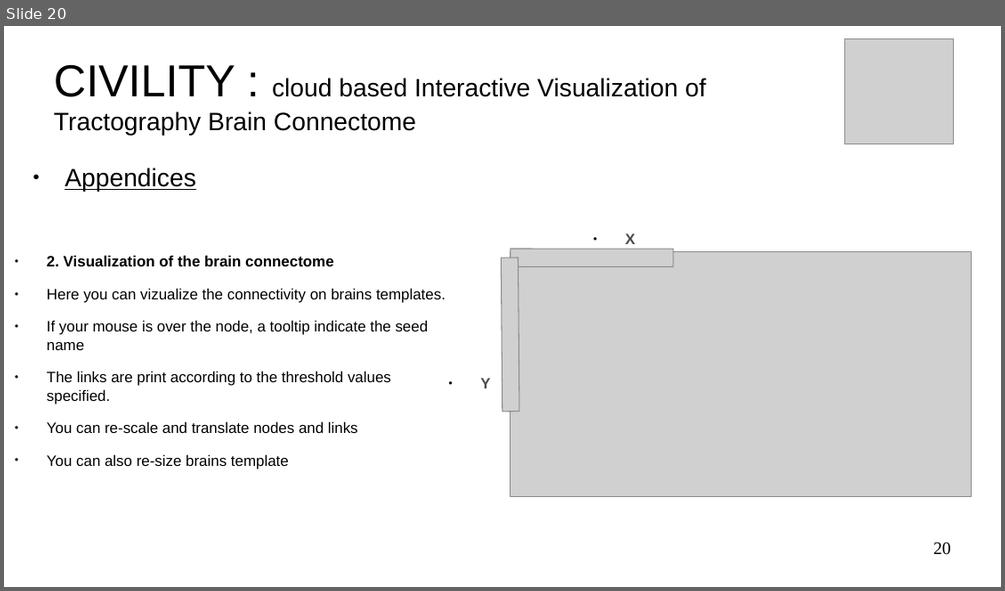
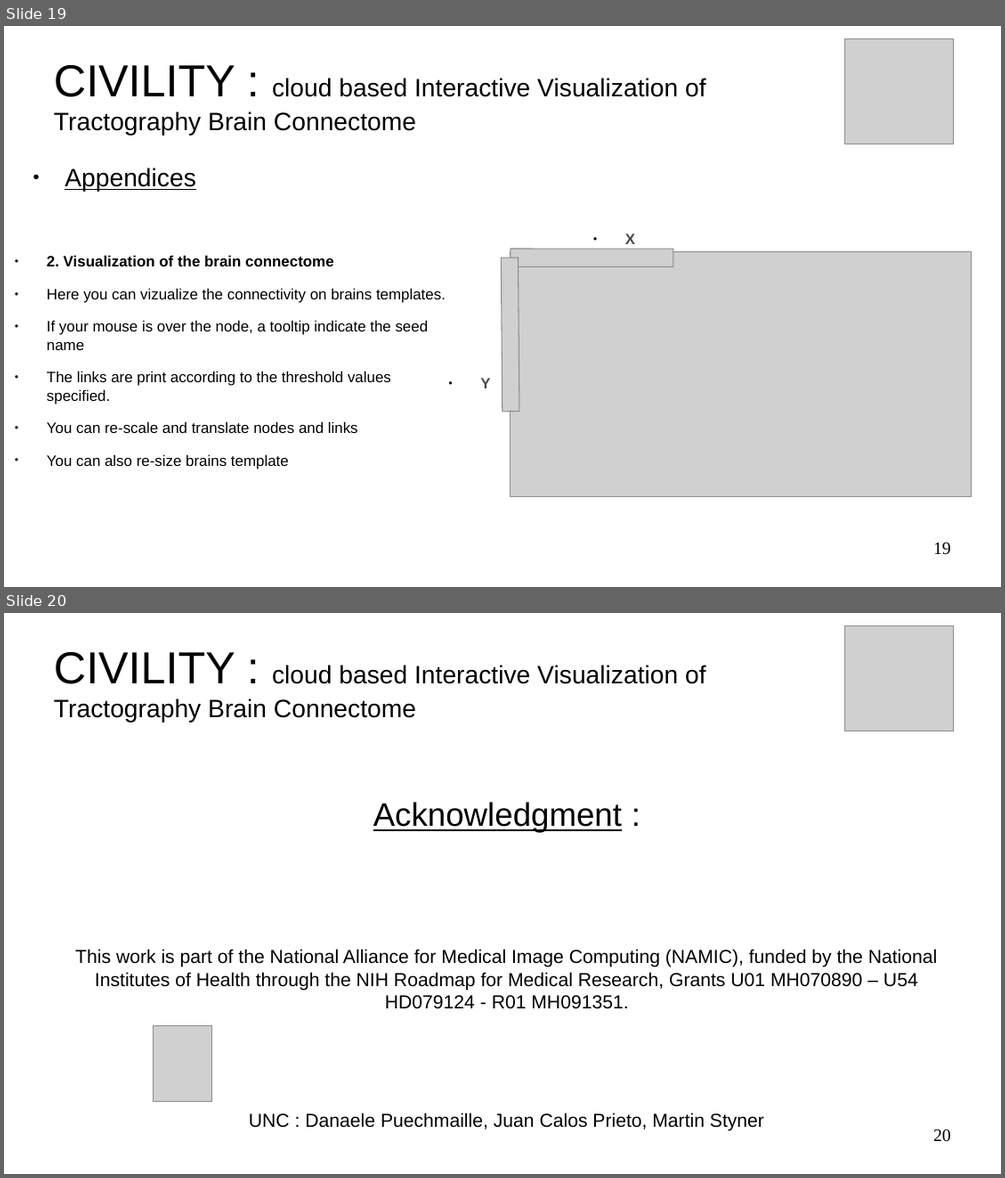
Before and after one commit to NIRALUser/CIVILITY, a slide deck: Documentation/tutoBrainTractographyApp.odp. Shown one above the other, each under a label of ours: slide 20 before the commit, slides 19 and 20 after it. The pictures are 1005x591 and 1005x1178 pixels, drawn with LibreOffice and Linux fonts; fonts in the diff are those of the drawing; grey boxes stand for pictures; background and template pictures are left out. Boxes give left, top, right and bottom in pixels: in the first picture for what was removed or moved away, otherwise in the second. Text is boxed around its words. In the diff, an @@ line names an element or a change of style, - is before the commit and + after.

```diff
--- a/Documentation/tutoBrainTractographyApp.odp
+++ b/Documentation/tutoBrainTractographyApp.odp
@@ slide 20 added at box(4, 613, 1001, 1174), background #FFFFFF @@
@@ picture added at box(845, 625, 954, 730) @@
@@ title added at box(54, 652, 706, 722), 20 pt, text #000000 @@
+CIVILITY : cloud based Interactive Visualization of Tractography Brain Connectome
@@ text added at box(75, 802, 938, 1131), 15 pt, text #000000 @@
+Acknowledgment :
+This work is part of the National Alliance for Medical Image Computing (NAMIC), funded by the National Institutes of Health through the NIH Roadmap for Medical Research, Grants U01 MH070890 – U54 HD079124 - R01 MH091351.
+UNC : Danaele Puechmaille, Juan Calos Prieto, Martin Styner
@@ picture added at box(154, 1026, 212, 1102) @@
@@ page number added at box(933, 1129, 951, 1142), 14 pt, text #000000 @@
+20
@@ what was slide 20 is now slide 19 @@
@@ page number at box(933, 542, 951, 555): text changed @@
-20
+19
```
Also in this commit, not shown: 6 slides changed, 2 slides removed, 1 other file.
